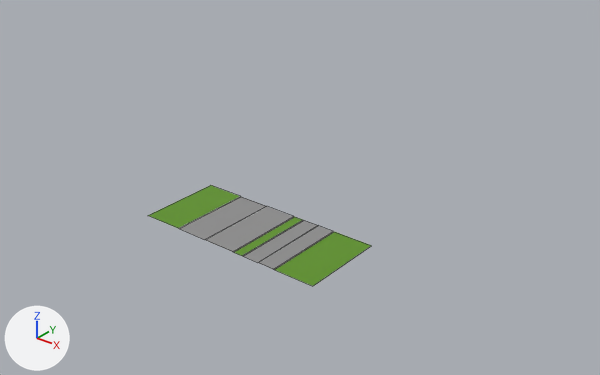
One commit to the FBX model Assets/Models/Road.fbx: the scene before it, then after it.
Camera for both pictures: a camera (50 mm lens) standing at (145.0, -175.9, 129.5) and looking at (-3.7, 9.9, 14.3). Every picture has the same lights, and +X, +Y and +Z are marked at lower left. Mesh edges are drawn as thin lines. Where no turn or scale is listed for an object, it has been applied to the vertices.

Names of what the first picture shows: 'Road'.
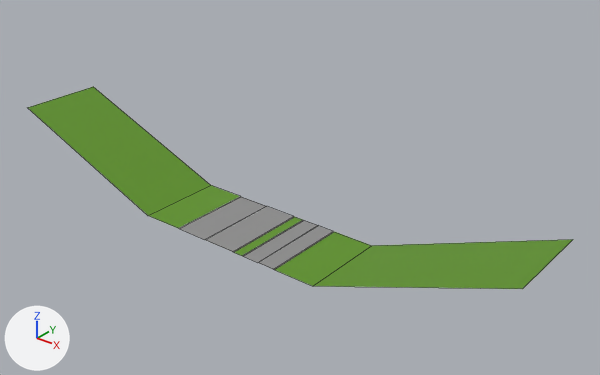
Pixel boxes [x1, y1, x2, y2] of what changed, in the pictures (600 x 375 px):
```json
{"object": "Road", "change": "reshaped", "before": [148, 185, 371, 286], "after": [28, 87, 572, 289], "on screen": "143% wider, 99% taller"}
{"part": 1, "of": "me_mesh", "change": "added", "after": [28, 87, 210, 215], "on screen": "green"}
{"part": 2, "of": "me_mesh", "change": "added", "after": [314, 240, 572, 289], "on screen": "green"}
```

The change, as JSON lines over the scene's bpy script:
```json
{"block": "me_mesh", "where": "# used by ob_road; location = (-14.0, 0.0, -0.4)"}
{"block": "me_mesh", "where": "# verts and faces of me_mesh; kept vertices keep their numbers, new ones are numbered from 28"}
{"block": "me_mesh", "where": "# before: 14 (-34.9, -15.0, 0.0) at pixel (147, 215), 15 (-34.9, 15.0, 0.0) at pixel (210, 185)"}
{"block": "me_mesh", "where": "# before: 26 (34.9, -15.0, 0.0) at pixel (312, 286), 27 (34.9, 15.0, 0.0) at pixel (371, 245)"}
{"op": "remove", "block": "me_mesh", "code": "me_mesh.from_pydata(...)  # 28 vertices, 13 faces; spans x -34.9..34.9, y -15.0..15.0, z 0.0"}
{"op": "add", "block": "me_mesh", "code": "me_mesh.from_pydata(...)  # 32 vertices, 15 faces; spans x -96.7..96.7, y -15.0..15.0, z 0.0..23.9"}
{"block": "me_mesh", "change": "me_mesh part 1"}
{"op": "add", "block": "me_mesh", "code": "verts[28] = (-96.7, -15.0, 23.9)  # pixel (27, 107)"}
{"op": "add", "block": "me_mesh", "code": "verts[29] = (-96.7, 15.0, 23.9)  # pixel (93, 86)"}
{"op": "add", "block": "me_mesh", "code": "faces += [(14, 15, 29, 28)]"}
{"block": "me_mesh", "change": "me_mesh part 2"}
{"op": "add", "block": "me_mesh", "code": "verts[30] = (96.7, -15.0, 23.9)  # pixel (522, 288)"}
{"op": "add", "block": "me_mesh", "code": "verts[31] = (96.7, 15.0, 23.9)  # pixel (573, 239)"}
{"op": "add", "block": "me_mesh", "code": "faces += [(26, 30, 31, 27)]"}
```
